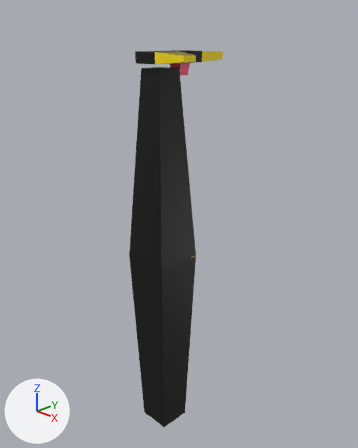
Two versions of the Blender file Assets/Models/gemlord_hand.blend, one commit apart.
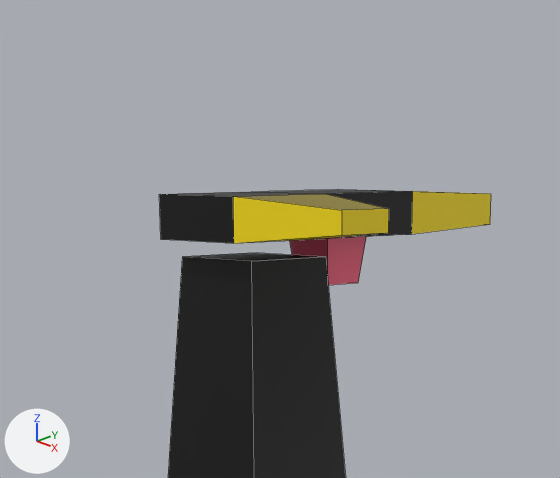
Each version is shown whole from a 50 mm lens placed at (3.71, -3.46, 1.29), pointed at (0.0, 0.26, -0.69), then close up on the part from 26% to 67% of the width and 0% to 28% of the height. Every picture has the same lights, and +X, +Y and +Z are marked at lower left. The close-ups show mesh edges as thin lines.
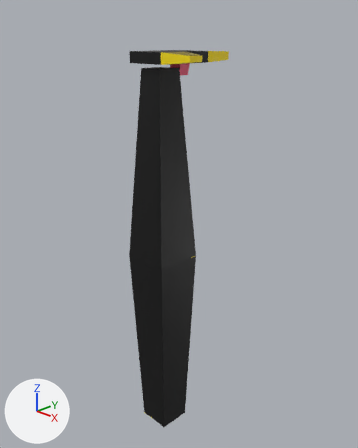
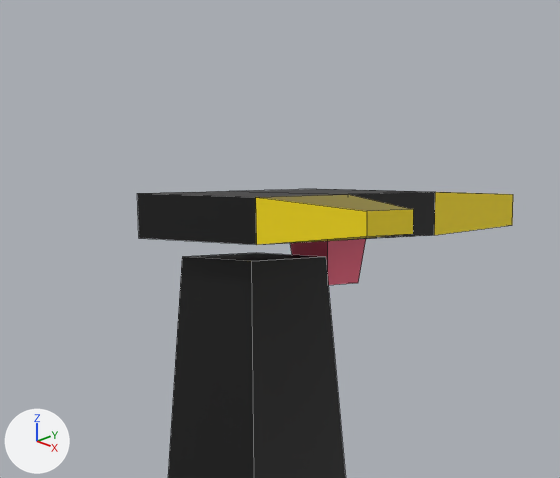
Changed parts and their boxes [x1, y1, x2, y2] in the close-ups (560 x 478 px; the box of a moved part takes in the faces that stretch with it):
'Cube', reshaped
    before: [159, 189, 491, 478]
    after: [137, 189, 513, 478]
part 1 of me_cube, moved or reshaped
    before: [159, 189, 406, 243]
    after: [137, 189, 420, 245]
part 2 of me_cube, moved or reshaped
    before: [233, 191, 491, 243]
    after: [256, 192, 513, 245]

What the commit changed:
me_cube is used by ob_cube; location (0.0, 0.0, 0.0).
me_cube had 56 vertices, 42 faces and spanned x -0.26..0.43, y -0.26..0.81, z -3.19..1.42.
me_cube now has 56 vertices, 42 faces and spans x -0.26..0.51, y -0.26..0.81, z -3.19..1.42.
me_cube part 1: all 6 vertices in x -0.14, y -0.19..0.45, z 1.04..1.15 are moved by (-0.09, 0.0, 0.0).
me_cube part 2: 14 of the vertices in x -0.1..0.43, y -0.19..0.81, z 1.04..1.15 are moved by (0.08, 0.0, 0.0).
